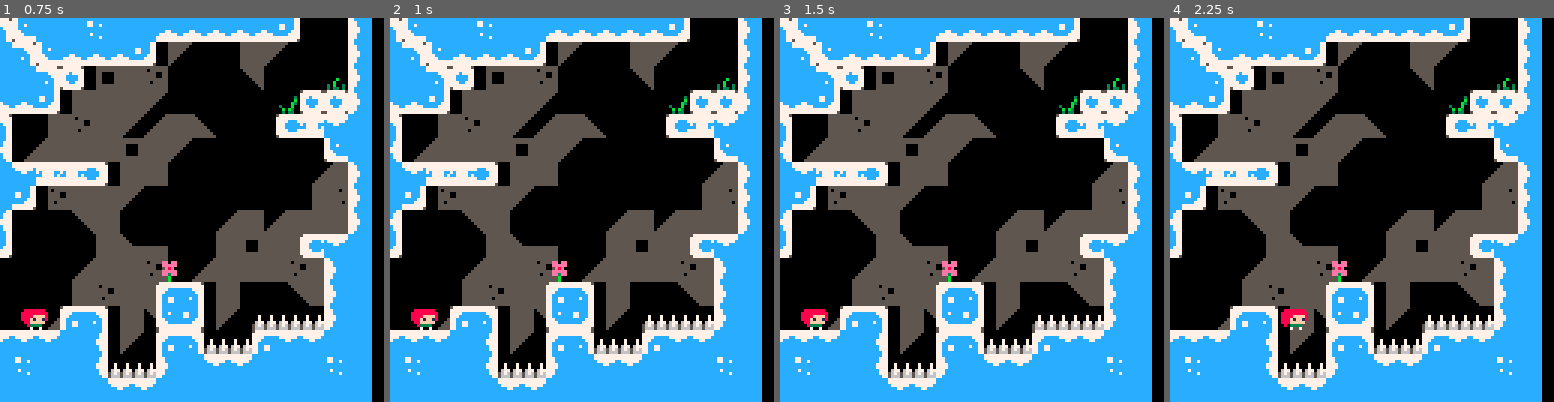
Above: before the commit, frames 1-4 (left to right).
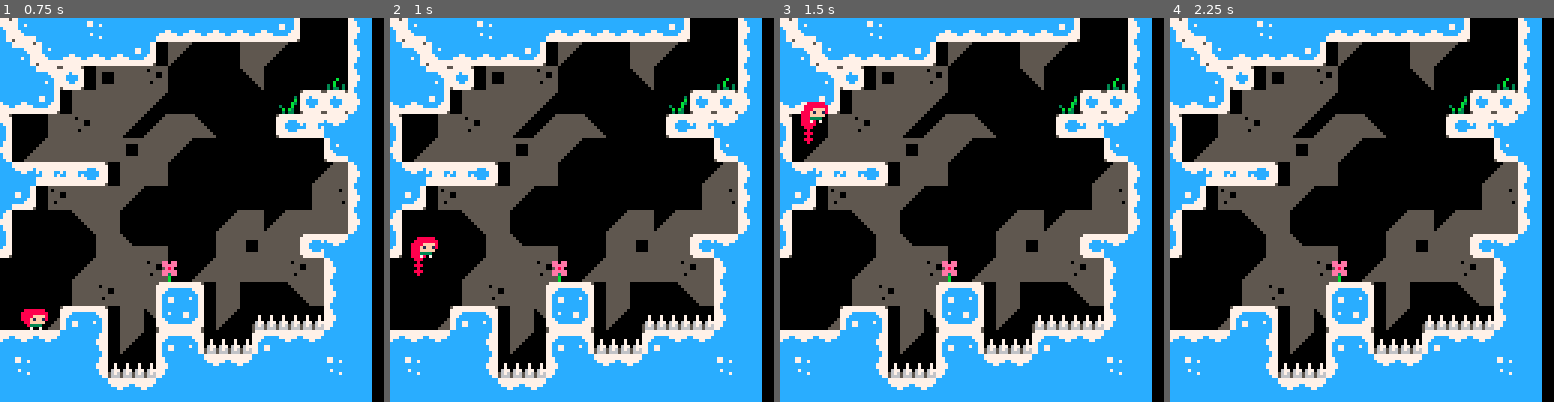
Above: after the commit, the same moments.

Repository: wesen/carts
Game: PICO-8 cartridge games/celeste/celeste-copy.p8
The game is run twice, just before and just after one commit, with the same random seed, the same clock (stepped at 60 frames per second) and the same inputs.
Inputs:
- Up to frame 1 (0.75 s): tap X (X key) at 0.33 s; tap O (Z key) at 0.7 s
- Up to frame 2 (1 s): no input
- Up to frame 3 (1.5 s): tap X (X key) at 1.07 s
- Up to frame 4 (2.25 s): hold Right 1.6-2.1 s; tap O (Z key) at 1.7, 2.1 s; tap X (X key) at 1.85 s; hold Up from 2.15 s (still down)

Frame 1 is identical in both runs. In frame 2, 0.7% of the frame differs, in the area x 5-13%, y 57-82%; in frame 3, 0.7%, in the area x 5-13%, y 21-82%; in frame 4, 0.3%.

Commit message:
Jump needs gravity

Diff:
--- a/games/celeste/celeste-copy.lua
+++ b/games/celeste/celeste-copy.lua
@@ -8,20 +8,24 @@
 k_jump=4
 k_dash=5
 
--- first, drawing of the current room
--- draw terrain
--- draw player
--- draw player hair
--- animate player
--- move player
--- draw hair
+-- x first, drawing of the current room
+-- x draw terrain
+-- x draw player
+-- x draw player hair
+-- x animate player
+-- x move player
+-- x draw hair
 -- jump
+-- dash
+-- smoke
 -- kill player
 
 max_djump=1
 frames=0
 seconds=0
 minutes=0
+
+sfx_timer=0
 
 -- levels
 room={x=0,y=0}
@@ -32,10 +36,23 @@
         this.spr_off=0
         this.djump=max_djump
 
+        -- jump
+        this.p_jump=false
+        this.jbuffer=0
+
         create_hair(this)
     end,
     update=function(this)
-		local input = btn(k_right) and 1 or (btn(k_left) and -1 or 0)
+        local input = btn(k_right) and 1 or (btn(k_left) and -1 or 0)
+
+        -- is this the jump transition
+        local jump=btn(k_jump) and not this.p_jump
+        this.p_jump=btn(k_jump)
+        if (jump) then
+            this.jbuffer=4
+        elseif this.jbuffer>0 then
+            this.jbuffer-=1
+        end
 
         local maxrun=1
         local accel=0.6
@@ -52,6 +69,14 @@
             this.flip.x=(this.spd.x<0)
         end
 
+        -- jump
+        if this.jbuffer>0 then
+            psfx(1)
+            this.jbuffer=0
+            this.spd.y=-2
+        end
+
+        -- animation
         this.spr_off+=0.25
 		if (this.spd.x==0) or (not btn(k_left) and not btn(k_right)) then
 			this.spr=1
--- a/games/celeste/celeste-copy.p8
+++ b/games/celeste/celeste-copy.p8
@@ -11,20 +11,24 @@
 k_jump=4
 k_dash=5
 
--- first, drawing of the current room
--- draw terrain
--- draw player
--- draw player hair
--- animate player
--- move player
--- draw hair
+-- x first, drawing of the current room
+-- x draw terrain
+-- x draw player
+-- x draw player hair
+-- x animate player
+-- x move player
+-- x draw hair
 -- jump
+-- dash
+-- smoke
 -- kill player
 
 max_djump=1
 frames=0
 seconds=0
 minutes=0
+
+sfx_timer=0
 
 -- levels
 room={x=0,y=0}
@@ -35,10 +39,23 @@
         this.spr_off=0
         this.djump=max_djump
 
+        -- jump
+        this.p_jump=false
+        this.jbuffer=0
+
         create_hair(this)
     end,
     update=function(this)
-		local input = btn(k_right) and 1 or (btn(k_left) and -1 or 0)
+        local input = btn(k_right) and 1 or (btn(k_left) and -1 or 0)
+
+        -- is this the jump transition
+        local jump=btn(k_jump) and not this.p_jump
+        this.p_jump=btn(k_jump)
+        if (jump) then
+            this.jbuffer=4
+        elseif this.jbuffer>0 then
+            this.jbuffer-=1
+        end
 
         local maxrun=1
         local accel=0.6
@@ -55,6 +72,14 @@
             this.flip.x=(this.spd.x<0)
         end
 
+        -- jump
+        if this.jbuffer>0 then
+            psfx(1)
+            this.jbuffer=0
+            this.spd.y=-2
+        end
+
+        -- animation
         this.spr_off+=0.25
 		if (this.spd.x==0) or (not btn(k_left) and not btn(k_right)) then
 			this.spr=1
@@ -95,6 +120,7 @@
 
     foreach(obj.hair,function(h)
         -- trailing previous hair
+        -- change this from 1.5 to 10 to show slow trailing hair
         h.x+=(last.x-h.x)/1.5
         h.y+=(last.y+0.5-h.y)/1.5
         circfill(h.x,h.y,h.size,8)
@@ -203,12 +229,13 @@
     -- renders only layer 4 (only bg, used for title screen too)
     map(room.x*16,room.y*16,0,0,16,16,4)
 
+    -- draw terrain (everything except -4)
+	local off=-4
+    map(room.x*16,room.y * 16,off,0,16,16,2)
+
     -- draw player
     _player.type.draw(_player)
 
-    -- draw terrain (everything except -4)
-	local off=-4
-	map(room.x*16,room.y * 16,off,0,16,16,2)
 end
 
 
@@ -228,6 +255,12 @@
 
 function maybe()
     return rnd(1)<0.5
+end
+
+function psfx(num)
+    if sfx_timer<=0 then
+        sfx(num)
+    end
 end
 
 
--- a/games/celeste/hair.lua
+++ b/games/celeste/hair.lua
@@ -17,6 +17,7 @@
 
     foreach(obj.hair,function(h)
         -- trailing previous hair
+        -- change this from 1.5 to 10 to show slow trailing hair
         h.x+=(last.x-h.x)/1.5
         h.y+=(last.y+0.5-h.y)/1.5
         circfill(h.x,h.y,h.size,8)
--- a/games/celeste/helpers.lua
+++ b/games/celeste/helpers.lua
@@ -16,3 +16,10 @@
 function maybe()
     return rnd(1)<0.5
 end
+
+-- this is used to block out sound effects on important sfx
+function psfx(num)
+    if sfx_timer<=0 then
+        sfx(num)
+    end
+end
--- a/games/celeste/main-functions.lua
+++ b/games/celeste/main-functions.lua
@@ -10,6 +10,10 @@
         if seconds==0 then
             minutes+=1
         end
+    end
+
+    if sfx_timer>0 then
+        sfx_timer-=1
     end
 
     move(_player,_player.spd.x,_player.spd.y)
@@ -26,10 +30,11 @@
     -- renders only layer 4 (only bg, used for title screen too)
     map(room.x*16,room.y*16,0,0,16,16,4)
 
+    -- draw terrain (everything except -4)
+	local off=-4
+    map(room.x*16,room.y * 16,off,0,16,16,2)
+
     -- draw player
     _player.type.draw(_player)
 
-    -- draw terrain (everything except -4)
-	local off=-4
-	map(room.x*16,room.y * 16,off,0,16,16,2)
 end
